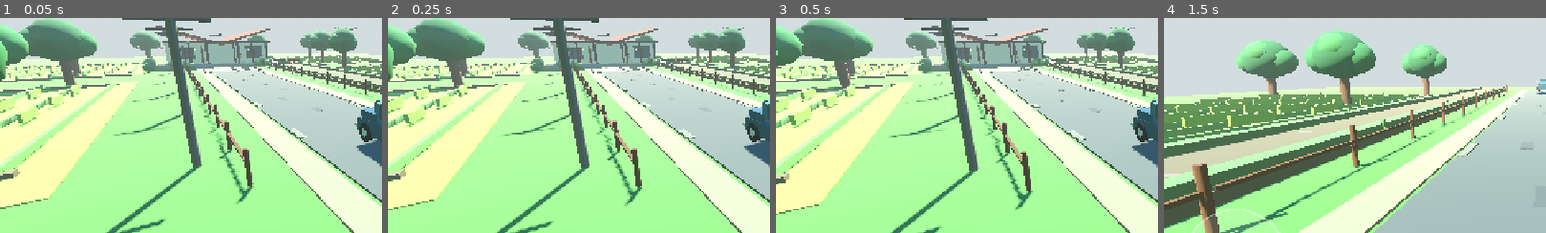
Above: before the commit, frames 1-4 (left to right).
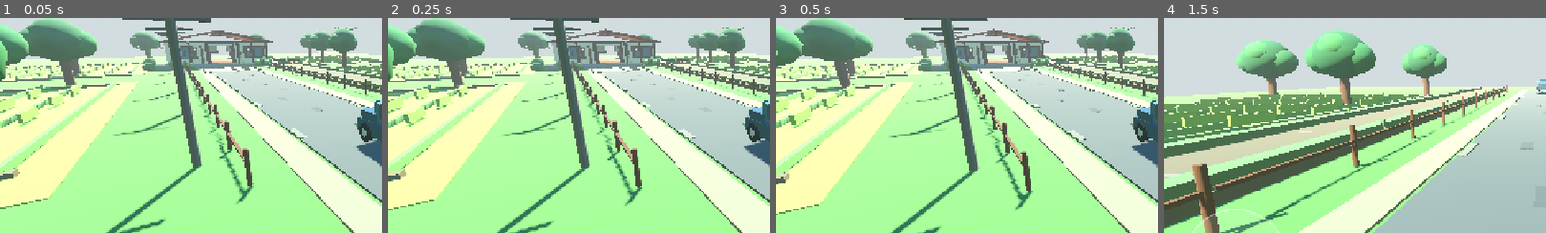
Above: after the commit, the same moments.

Repository: goldencenter432-sys/Gampiyasa
Game: Godot game, scene res://main.tscn
The game is run twice, just before and just after one commit, with the same random seed, the same clock (stepped at 60 frames per second) and the same inputs.
Inputs:
- Up to frame 1 (0.05 s): no input
- Up to frame 2 (0.25 s): no input
- Up to frame 3 (0.5 s): no input
- Up to frame 4 (1.5 s): click "SKIP" at 0.5 s; click "JUMP" at 1.25 s
The pictures show only the part of the screen within x 0-50%, y 27-77%; the shares and areas given below are measured in that part.

The runs differ from the first frame. In frame 1, 1.5% of the frame differs, in the area x 37-72%, y 3-26%; in frame 2, 1.5%; in frame 3, 1.5%, in the area x 38-72%, y 3-26%; in frame 4, nothing differs.

Commit message:
v0.2.3: rebuild walawwa roof, doorway and windows

Diff:
--- a/scripts/environment_v021.gd
+++ b/scripts/environment_v021.gd
@@ -207,7 +207,7 @@
 
 func _build_walawwa() -> void:
 	var h: Node3D = Node3D.new()
-	h.name = "Walawwa_v0_2_1"
+	h.name = "Walawwa_v0_2_3"
 	self.add_child(h)
 	# Foundation and timber floor.
 	_box(h, Vector3(0, 0.18, 30.0), Vector3(19.0, 0.36, 16.0), stone, true)
@@ -218,34 +218,56 @@
 	_box(h, Vector3(0, 4.35, 37.2), Vector3(13.0, 1.2, 0.45), plaster, true)
 	_box(h, Vector3(-8.8, 2.6, 30.0), Vector3(0.45, 4.7, 14.5), plaster, true)
 	_box(h, Vector3(8.8, 2.6, 30.0), Vector3(0.45, 4.7, 14.5), plaster, true)
-	_box(h, Vector3(0, 2.6, 22.8), Vector3(17.8, 4.7, 0.45), plaster, true)
+	# Front facade leaves a real walk-through doorway instead of a solid collider wall.
+	_box(h, Vector3(-5.75, 2.6, 22.8), Vector3(6.3, 4.7, 0.45), plaster, true)
+	_box(h, Vector3(5.75, 2.6, 22.8), Vector3(6.3, 4.7, 0.45), plaster, true)
+	_box(h, Vector3(0, 4.45, 22.8), Vector3(5.2, 1.0, 0.45), plaster, true)
 	# Deep front veranda, columns, and timber railing.
 	_box(h, Vector3(0, 0.40, 20.8), Vector3(20.5, 0.32, 4.2), stone, true)
 	for x in [-8.2, -5.4, -2.7, 2.7, 5.4, 8.2]:
 		_cylinder(h, Vector3(x, 2.65, 20.2), 0.20, 4.5, wood_dark, 8)
 		_box(h, Vector3(x, 4.75, 20.2), Vector3(0.35, 0.28, 0.35), Color("c9b08a"), false)
 	_box(h, Vector3(0, 4.7, 20.2), Vector3(18.4, 0.30, 0.35), wood_dark, false)
-	# Roof: two broad sloped tile planes.
-	var left_roof: MeshInstance3D = _box(h, Vector3(-4.6, 5.85, 29.7), Vector3(10.5, 0.36, 18.8), tile_red, false)
-	left_roof.rotation_degrees.z = -17.5
-	var right_roof: MeshInstance3D = _box(h, Vector3(4.6, 5.85, 29.7), Vector3(10.5, 0.36, 18.8), Color("964536"), false)
-	right_roof.rotation_degrees.z = 17.5
+	# v0.2.3 corrected gable roof: both halves rise toward the central ridge.
+	var left_roof: MeshInstance3D = _box(h, Vector3(-4.65, 5.82, 29.7), Vector3(10.3, 0.34, 19.2), tile_red, false)
+	left_roof.rotation_degrees.z = 12.0
+	var right_roof: MeshInstance3D = _box(h, Vector3(4.65, 5.82, 29.7), Vector3(10.3, 0.34, 19.2), Color("994737"), false)
+	right_roof.rotation_degrees.z = -12.0
+	# Dark ridge cap and fascia give the roof a finished old-walawwa silhouette.
+	_box(h, Vector3(0.0, 6.83, 29.7), Vector3(0.42, 0.38, 19.6), wood_dark, false)
+	_box(h, Vector3(-9.55, 4.78, 29.7), Vector3(0.28, 0.28, 19.5), wood_dark, false)
+	_box(h, Vector3(9.55, 4.78, 29.7), Vector3(0.28, 0.28, 19.5), wood_dark, false)
+	# Tile rhythm strips make the roof read less like a single flat slab.
+	for z in [21.6, 24.8, 28.0, 31.2, 34.4, 37.6]:
+		var tile_l: MeshInstance3D = _box(h, Vector3(-4.65, 5.85, z), Vector3(10.15, 0.06, 0.12), Color("7f392e"), false)
+		tile_l.rotation_degrees.z = 12.0
+		var tile_r: MeshInstance3D = _box(h, Vector3(4.65, 5.85, z), Vector3(10.15, 0.06, 0.12), Color("843a2f"), false)
+		tile_r.rotation_degrees.z = -12.0
 	# Timber beams under roof.
 	for z in [24.0, 28.0, 32.0, 36.0]:
-		_box(h, Vector3(0, 4.45, z), Vector3(17.2, 0.22, 0.22), wood_dark, false)
-	# Front entrance frame and open double doors.
-	_box(h, Vector3(-2.4, 2.5, 22.55), Vector3(0.32, 4.0, 0.30), wood_dark, false)
-	_box(h, Vector3(2.4, 2.5, 22.55), Vector3(0.32, 4.0, 0.30), wood_dark, false)
-	_box(h, Vector3(0, 4.4, 22.55), Vector3(5.1, 0.32, 0.30), wood_dark, false)
-	var door_l: MeshInstance3D = _box(h, Vector3(-2.85, 2.25, 23.1), Vector3(2.0, 3.7, 0.18), wood_mid, false)
-	door_l.rotation_degrees.y = -52.0
-	var door_r: MeshInstance3D = _box(h, Vector3(2.85, 2.25, 23.1), Vector3(2.0, 3.7, 0.18), wood_mid, false)
-	door_r.rotation_degrees.y = 52.0
-	# Windows with wooden frames.
-	for x in [-6.2, 6.2]:
-		_box(h, Vector3(x, 2.7, 22.5), Vector3(3.2, 2.3, 0.20), Color("3b5050"), false)
-		_box(h, Vector3(x, 2.7, 22.35), Vector3(3.5, 0.18, 0.18), wood_dark, false)
-		_box(h, Vector3(x, 2.7, 22.35), Vector3(0.18, 2.6, 0.18), wood_dark, false)
+		_box(h, Vector3(0, 4.55, z), Vector3(17.2, 0.22, 0.22), wood_dark, false)
+	# Front entrance frame and carved-looking double timber doors.
+	_box(h, Vector3(-2.35, 2.5, 22.52), Vector3(0.34, 4.15, 0.34), wood_dark, false)
+	_box(h, Vector3(2.35, 2.5, 22.52), Vector3(0.34, 4.15, 0.34), wood_dark, false)
+	_box(h, Vector3(0, 4.48, 22.52), Vector3(5.05, 0.34, 0.34), wood_dark, false)
+	var door_l: MeshInstance3D = _box(h, Vector3(-2.72, 2.32, 23.05), Vector3(2.08, 3.72, 0.22), wood_mid, false)
+	door_l.rotation_degrees.y = -38.0
+	var door_r: MeshInstance3D = _box(h, Vector3(2.72, 2.32, 23.05), Vector3(2.08, 3.72, 0.22), wood_mid, false)
+	door_r.rotation_degrees.y = 38.0
+	for y in [1.25, 2.25, 3.25]:
+		_box(door_l, Vector3(0, y-2.32, -0.13), Vector3(1.45, 0.10, 0.05), Color("4c2d1f"), false)
+		_box(door_r, Vector3(0, y-2.32, -0.13), Vector3(1.45, 0.10, 0.05), Color("4c2d1f"), false)
+	_sphere(h, Vector3(-1.95, 2.28, 21.92), 0.08, Color("c8a85d"))
+	_sphere(h, Vector3(1.95, 2.28, 21.92), 0.08, Color("c8a85d"))
+	# Framed front windows with crossbars and timber shutters.
+	for x in [-6.25, 6.25]:
+		_box(h, Vector3(x, 2.72, 22.48), Vector3(2.75, 2.15, 0.16), Color("496a71"), false)
+		_box(h, Vector3(x, 2.72, 22.34), Vector3(3.10, 0.18, 0.20), wood_dark, false)
+		_box(h, Vector3(x, 2.72, 22.34), Vector3(0.18, 2.48, 0.20), wood_dark, false)
+		_box(h, Vector3(x, 1.55, 22.34), Vector3(3.10, 0.18, 0.20), wood_dark, false)
+		_box(h, Vector3(x, 3.89, 22.34), Vector3(3.10, 0.18, 0.20), wood_dark, false)
+		_box(h, Vector3(x-1.72, 2.72, 22.28), Vector3(0.78, 2.35, 0.16), wood_mid, false)
+		_box(h, Vector3(x+1.72, 2.72, 22.28), Vector3(0.78, 2.35, 0.16), wood_mid, false)
 	# Main hall furniture.
 	_box(h, Vector3(-4.8, 1.0, 30.0), Vector3(4.2, 0.55, 1.5), wood_mid, true)
 	_box(h, Vector3(-4.8, 1.9, 30.7), Vector3(4.2, 1.5, 0.35), wood_dark, false)
